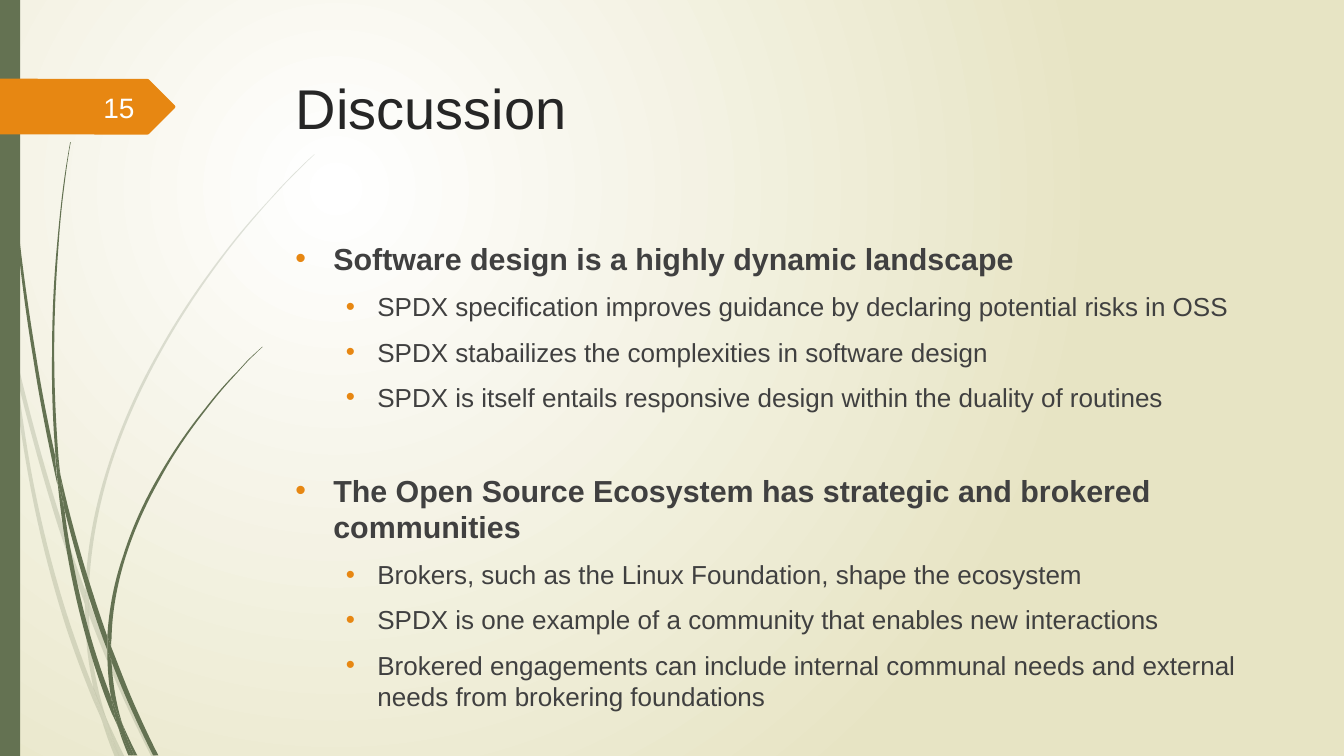
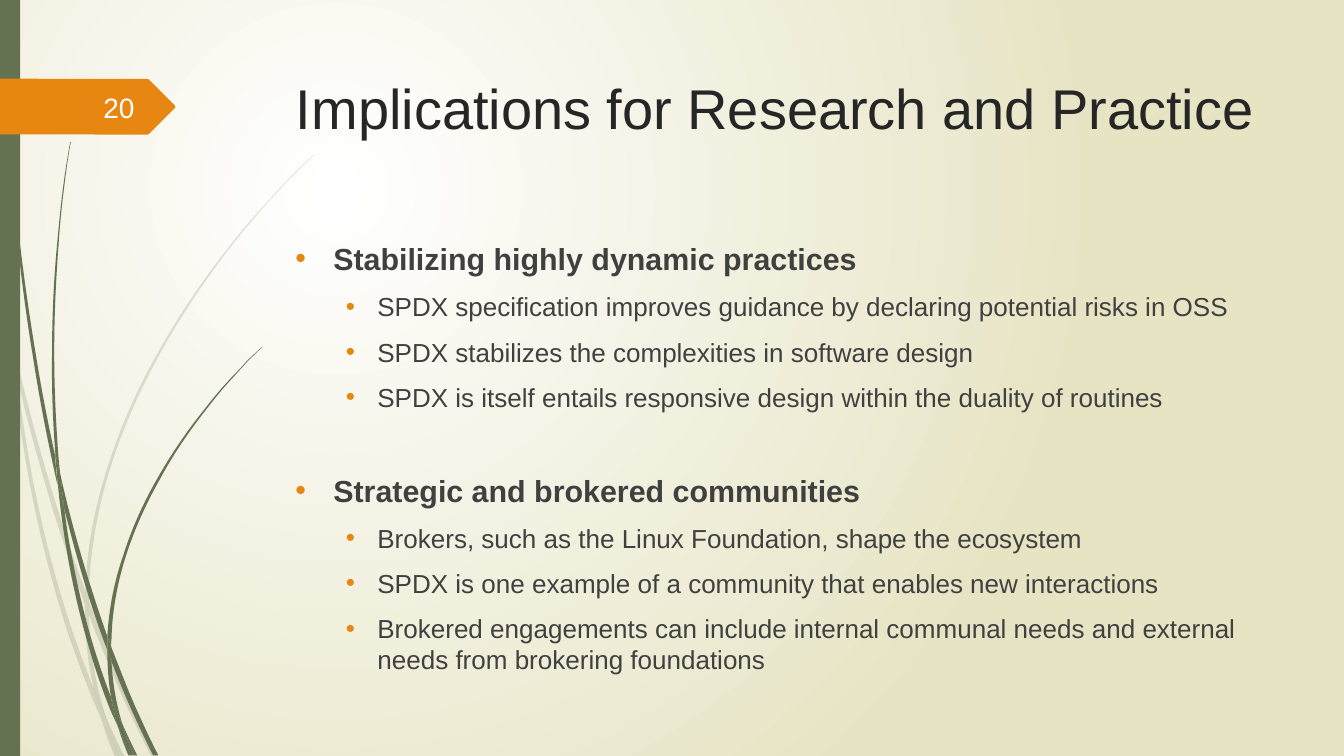
Before and after one commit to SPDX-CaseStudy/files, a slide deck: slide 20 of GroupPresentation.pptx (slide 15 before the commit). Drawn at 1344x756 pixels with LibreOffice and Linux fonts; fonts in the diff are those of the drawing; background and template pictures are left out. Boxes give left, top, right and bottom in pixels: in the first picture for what was removed or moved away, otherwise in the second. Text is boxed around its words. In the diff, an @@ line names an element or a change of style, - is before the commit and + after.

Commit message:
update slides

```diff
--- a/GroupPresentation.pptx
+++ b/GroupPresentation.pptx
@@ title at bbox=[296, 88, 1253, 139]: text changed @@
-Discussion
+Implications for Research and Practice
@@ page number at bbox=[103, 98, 134, 119]: text changed @@
-15
+20
@@ text at bbox=[333, 248, 856, 276]: text changed @@
-• Software design is a highly dynamic landscape
+• Stabilizing highly dynamic practices
@@ text at bbox=[377, 343, 973, 367]: text changed @@
-  • SPDX stabailizes the complexities in software design
+  • SPDX stabilizes the complexities in software design
@@ text at bbox=[333, 480, 860, 508]: text changed @@
-• The Open Source Ecosystem has strategic and brokered communities
+• Strategic and brokered communities
```
Also in this commit, not shown: 5 other slides changed, 5 slides added, 1 other file.
